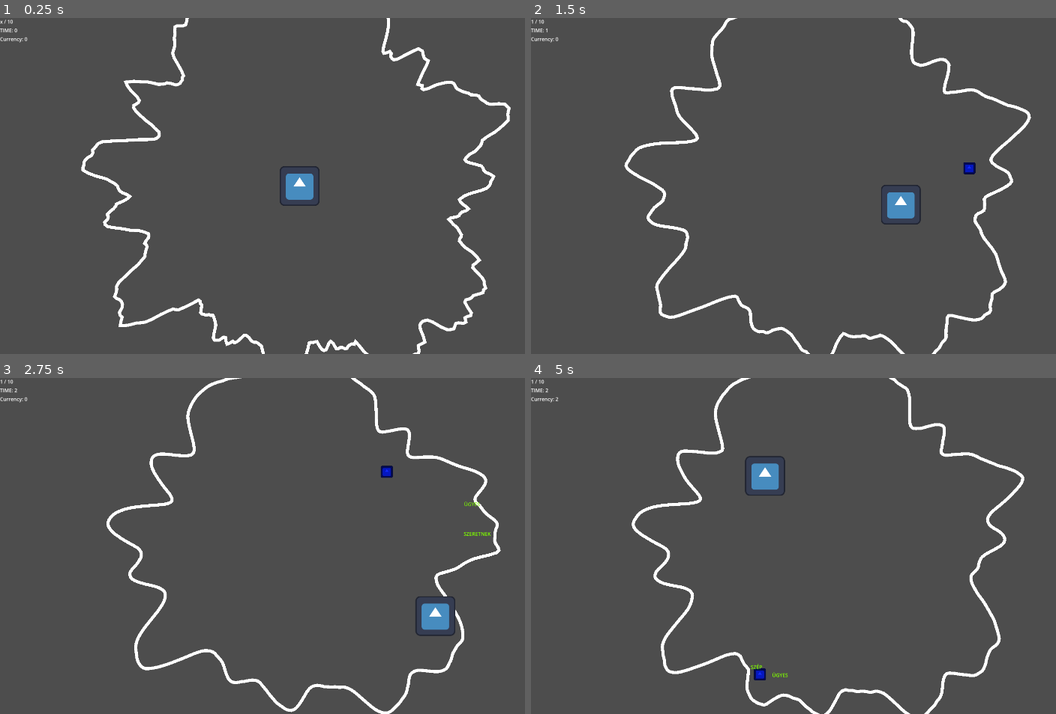
Above: before the commit, frames 1-4 (two rows, left to right).
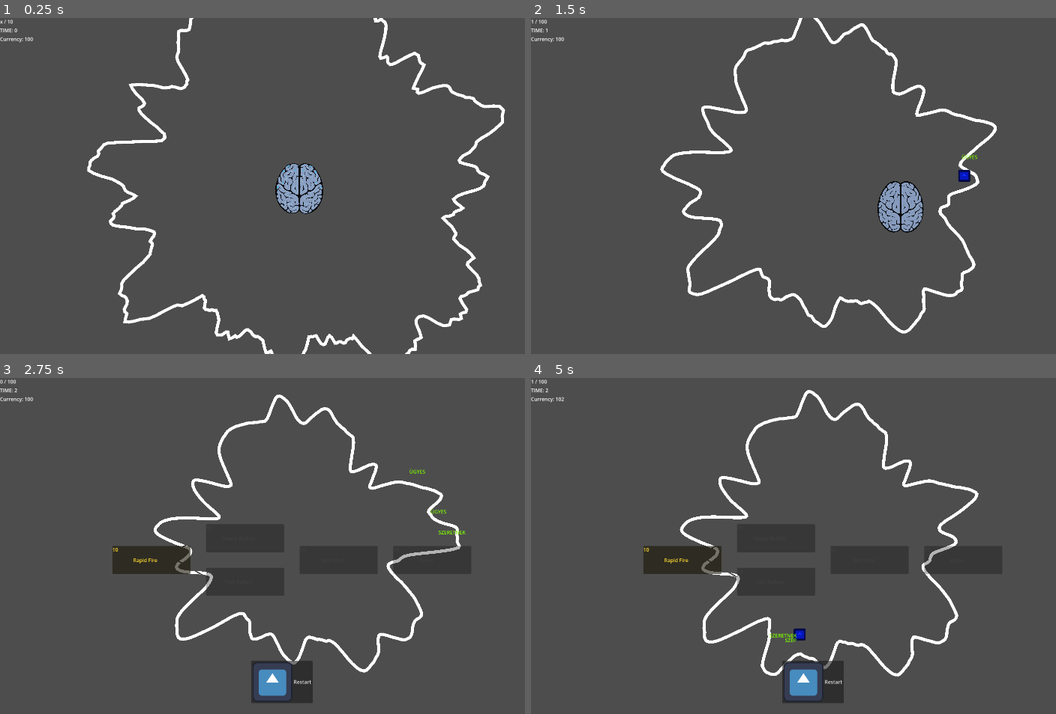
Above: after the commit, the same moments.

Repository: ekaktusz/bullet-hell-jam-7
Game: Godot game, scene res://Scenes/Map/Map.tscn
Two runs of this game, one before a commit and one after it. Both use one fixed random seed, a clock stepped at 60 frames per second and the inputs below. The engine's default icon, where the game draws it, is replaced by a stand-in: a white triangle on a blue panel in a dark square.
Inputs (mouse positions are in pixels of both pictures, inside the frame that each line leads up to):
- Up to frame 1 (0.25 s): no input
- Up to frame 2 (1.5 s): move the mouse to (961, 169) at 0.52 s; hold Right (ui_right) 0.53-1.28 s; click (961, 169) at 0.67 s; move the mouse to (709, 202) at 1.27 s; hold Down (ui_down) from 1.28 s (still down)
- Up to frame 3 (2.75 s): move the mouse to (357, 472) at 2.02 s; release Down (ui_down) at 2.03 s; hold Right (ui_right) from 2.03 s (still down)
- Up to frame 4 (5 s): release Right (ui_right) at 2.75 s; click (814, 680) at 2.75 s, where only the run after the commit has a clickable "Restart"; move the mouse to (798, 613) at 3.52 s; hold Up (ui_up) 3.53-4.28 s; click (798, 613) at 3.67 s; move the mouse to (1008, 596) at 4.27 s; hold Left (ui_left) from 4.28 s (still down)

The runs differ from the first frame. In frame 1, 6.3% of the frame differs, in the area x 4-98%, y 0-100%; in frame 2, 6.6%; in frame 3, 7.8%; in frame 4, 7.8%, in the area x 2-94%, y 0-100%.

Commit message:
temp cheat codes

Diff:
--- a/Scenes/Brain/Brain.tscn
+++ b/Scenes/Brain/Brain.tscn
@@ -1,9 +1,101 @@
 [gd_scene format=3 uid="uid://bitvbcwrjf4ek"]
 
 [ext_resource type="Script" uid="uid://b1clhw7jtx4st" path="res://Scenes/Brain/brain.gd" id="1_hdu4i"]
-[ext_resource type="Texture2D" uid="uid://bpk8mwrd5w4tv" path="res://icon.svg" id="2_5bh3e"]
+[ext_resource type="Texture2D" uid="uid://bwue2nnl2f0rs" path="res://Scenes/Brain/brain_shot-Sheet.png" id="2_hdu4i"]
 
 [sub_resource type="CircleShape2D" id="CircleShape2D_hdu4i"]
+
+[sub_resource type="AtlasTexture" id="AtlasTexture_5bh3e"]
+atlas = ExtResource("2_hdu4i")
+region = Rect2(0, 0, 1080, 1080)
+
+[sub_resource type="AtlasTexture" id="AtlasTexture_013p3"]
+atlas = ExtResource("2_hdu4i")
+region = Rect2(1080, 0, 1080, 1080)
+
+[sub_resource type="AtlasTexture" id="AtlasTexture_o2an1"]
+atlas = ExtResource("2_hdu4i")
+region = Rect2(2160, 0, 1080, 1080)
+
+[sub_resource type="AtlasTexture" id="AtlasTexture_ht5e1"]
+atlas = ExtResource("2_hdu4i")
+region = Rect2(3240, 0, 1080, 1080)
+
+[sub_resource type="AtlasTexture" id="AtlasTexture_mjggy"]
+atlas = ExtResource("2_hdu4i")
+region = Rect2(4320, 0, 1080, 1080)
+
+[sub_resource type="AtlasTexture" id="AtlasTexture_8lcb4"]
+atlas = ExtResource("2_hdu4i")
+region = Rect2(5400, 0, 1080, 1080)
+
+[sub_resource type="AtlasTexture" id="AtlasTexture_agdly"]
+atlas = ExtResource("2_hdu4i")
+region = Rect2(6480, 0, 1080, 1080)
+
+[sub_resource type="AtlasTexture" id="AtlasTexture_0i8nm"]
+atlas = ExtResource("2_hdu4i")
+region = Rect2(7560, 0, 1080, 1080)
+
+[sub_resource type="AtlasTexture" id="AtlasTexture_80wcp"]
+atlas = ExtResource("2_hdu4i")
+region = Rect2(8640, 0, 1080, 1080)
+
+[sub_resource type="AtlasTexture" id="AtlasTexture_k1hox"]
+atlas = ExtResource("2_hdu4i")
+region = Rect2(9720, 0, 1080, 1080)
+
+[sub_resource type="AtlasTexture" id="AtlasTexture_5nhsk"]
+atlas = ExtResource("2_hdu4i")
+region = Rect2(10800, 0, 1080, 1080)
+
+[sub_resource type="AtlasTexture" id="AtlasTexture_u7ayk"]
+atlas = ExtResource("2_hdu4i")
+region = Rect2(11880, 0, 1080, 1080)
+
+[sub_resource type="SpriteFrames" id="SpriteFrames_bn6f6"]
+animations = [{
+"frames": [{
+"duration": 1.0,
+"texture": SubResource("AtlasTexture_5bh3e")
+}, {
+"duration": 1.0,
+"texture": SubResource("AtlasTexture_013p3")
+}, {
+"duration": 1.0,
+"texture": SubResource("AtlasTexture_o2an1")
+}, {
+"duration": 1.0,
+"texture": SubResource("AtlasTexture_ht5e1")
+}, {
+"duration": 1.0,
+"texture": SubResource("AtlasTexture_mjggy")
+}, {
+"duration": 1.0,
+"texture": SubResource("AtlasTexture_8lcb4")
+}, {
+"duration": 1.0,
+"texture": SubResource("AtlasTexture_agdly")
+}, {
+"duration": 1.0,
+"texture": SubResource("AtlasTexture_0i8nm")
+}, {
+"duration": 1.0,
+"texture": SubResource("AtlasTexture_80wcp")
+}, {
+"duration": 1.0,
+"texture": SubResource("AtlasTexture_k1hox")
+}, {
+"duration": 1.0,
+"texture": SubResource("AtlasTexture_5nhsk")
+}, {
+"duration": 1.0,
+"texture": SubResource("AtlasTexture_u7ayk")
+}],
+"loop": true,
+"name": &"default",
+"speed": 24.0
+}]
 
 [sub_resource type="CircleShape2D" id="CircleShape2D_5bh3e"]
 radius = 61.008198
@@ -21,8 +113,11 @@
 position = Vector2(0, 1.5)
 shape = SubResource("CircleShape2D_hdu4i")
 
-[node name="Sprite2D" type="Sprite2D" parent="." unique_id=616194711]
-texture = ExtResource("2_5bh3e")
+[node name="AnimatedSprite2D" type="AnimatedSprite2D" parent="." unique_id=482328189]
+scale = Vector2(0.2, 0.2)
+sprite_frames = SubResource("SpriteFrames_bn6f6")
+autoplay = "default"
+frame_progress = 0.48049772
 
 [node name="CollisionShape2D" type="CollisionShape2D" parent="." unique_id=579428029]
 shape = SubResource("CircleShape2D_5bh3e")
--- a/Scenes/Map/map.gd
+++ b/Scenes/Map/map.gd
@@ -10,7 +10,7 @@
 const THOUGHT = preload("uid://bh5ungrieylu3")
 
 #map
-var map_speed = 25
+var map_speed = 100
 var noise = FastNoiseLite.new()
 var damping = 0.97
 var spike_size = 250
@@ -25,7 +25,7 @@
 var shoot_timer := 0.0
 var can_shoot = true
 
-var max_bullet_count = 10
+var max_bullet_count = 100
 var run_time := 0.0
 var split_shot_angle := deg_to_rad(15.0)
 
@@ -212,6 +212,7 @@
 			velocities[i] += outward * bullet.impact_force * influence
 
 
+
 func _on_spawn_bad_thought():
 	spawn_thought(brain.position, false)
 
--- a/Scenes/Progression/progression.gd
+++ b/Scenes/Progression/progression.gd
@@ -3,7 +3,7 @@
 signal currency_changed(value)
 
 var unlocked_skills := []
-var currency := 0
+var currency := 100
 
 var skills := {
 	"rapid_fire": {
Binary file added: Scenes/Brain/brain_shot-Sheet.png
Not shown, added: Scenes/Brain/brain_shot-Sheet.png.import
